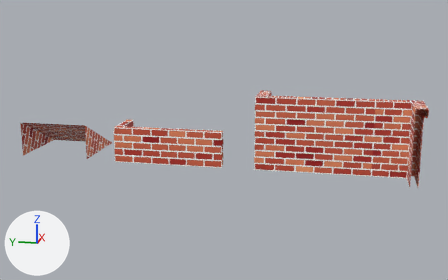
A saved change to the Blender file Other/lobby_modular.blend.
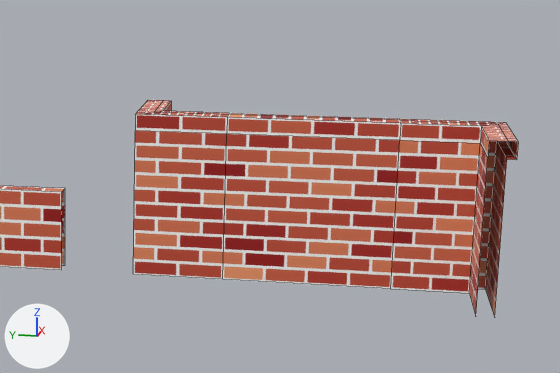
Each version appears first whole from a 50 mm lens placed at (-16.19, -0.28, 4.81), pointed at (1.84, 3.33, 0.31), and next in a close-up on the part from 43% to 100% of the width and 16% to 77% of the height. Arrows for +X, +Y and +Z are at lower left; the lights stay in place. The close-ups show mesh edges as thin lines.

Names of what the first close-up shows: 'Lower_Wall', 'Wall', 'Wall_Corner_Closed', 'Wall_Corner_Open'.
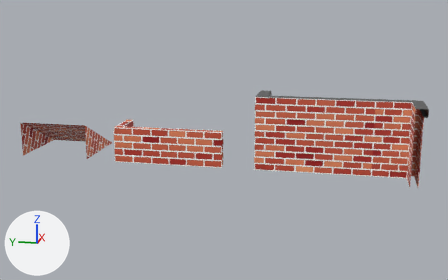
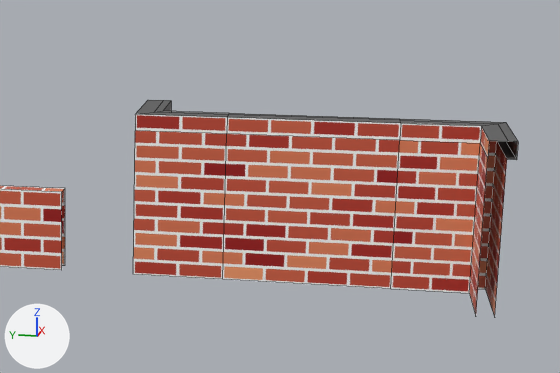
What differs and where, as boxes (x1, y1, x2, y2) in the close-ups (560 x 373 px; the box of a moved part takes in the faces that stretch with it):
```json
{"part": 1, "of": "me_cube_001", "change": "recoloured", "before": [228, 113, 401, 123], "after": [228, 113, 401, 123], "on screen": "brown to grey"}
{"part": 2, "of": "me_cube_009", "change": "moved or reshaped", "before": [136, 100, 229, 117], "after": [136, 100, 229, 117]}
{"part": 3, "of": "me_cube_009", "change": "recoloured", "before": [154, 100, 229, 114], "after": [154, 100, 229, 114], "on screen": "pink to grey"}
{"part": 4, "of": "me_cube_011", "change": "recoloured", "before": [400, 119, 518, 160], "after": [400, 119, 518, 160], "on screen": "pink to grey"}
```

Edits to the scene script, one JSON object a line:
```json
{"op": "add", "block": "mat_rock_material", "code": ["mat_rock_material = principled_material('Rock Material')", "mat_rock_material.base_color = (0.102, 0.102, 0.102)  # dark grey #5a5a5a"]}
{"block": "me_cube_001", "where": "me_cube_001.from_pydata(...)  # 16 vertices, 7 faces; spans x -0.1..0.2, y -1.0..1.0, z 0.0..2.0"}
{"block": "me_cube_001", "where": "# used by ob_wall; location = (0.0, 0.0, 0.0)"}
{"block": "me_cube_001", "change": "me_cube_001 part 1: all 4 faces centred in x 0.0..0.2, y 0.0, z 1.8..2.0 switch from mat_brick_material (picture img_brickmat_albedo_png) to mat_rock_material (dark grey #5a5a5a)"}
{"block": "me_cube_009", "where": "# used by ob_wall_corner_closed; location = (0.0, 2.0, 0.0)"}
{"block": "me_cube_009", "where": "# verts and faces of me_cube_009; kept vertices keep their numbers, new ones are numbered from 32"}
{"block": "me_cube_009", "where": "# before: 1 (-0.1, -1.0, 2.0) at pixel (227, 117), 3 (0.1, -1.0, 2.0) at pixel (228, 114), 5 (0.1, -1.0, 1.8), 7 (0.2, -1.0, 1.8), 9 (-0.1, 0.1, 2.0) at pixel (135, 114)"}
{"block": "me_cube_009", "where": "# before: 11 (0.1, -0.1, 2.0) at pixel (154, 112), 12 (0.1, -0.1, 1.8), 15 (0.2, -0.2, 1.8), 17 (-0.1, 0.1, 2.0) at pixel (135, 114), 19 (0.1, -0.1, 2.0) at pixel (154, 112)"}
{"block": "me_cube_009", "where": "# before: 21 (0.1, -0.1, 1.8), 23 (0.2, -0.2, 1.8), 25 (1.0, 0.1, 2.0) at pixel (148, 99), 27 (1.0, -0.1, 2.0) at pixel (163, 100), 28 (1.0, -0.1, 1.8)"}
{"block": "me_cube_009", "where": "# before: 31 (1.0, -0.2, 1.8)"}
{"op": "remove", "block": "me_cube_009", "code": "me_cube_009.from_pydata(...)  # 32 vertices, 14 faces; spans x -0.1..1.0, y -1.0..0.1, z 0.0..2.0"}
{"op": "add", "block": "me_cube_009", "code": "me_cube_009.from_pydata(...)  # 40 vertices, 14 faces; spans x -0.1..1.0, y -1.0..0.1, z 0.0..2.0"}
{"block": "me_cube_009", "change": "me_cube_009 part 2"}
{"op": "add", "block": "me_cube_009", "code": "delete_faces([(1, 3, 11, 9), (5, 12, 15, 7), (17, 19, 27, 25), (21, 28, 31, 23)])"}
{"op": "add", "block": "me_cube_009", "code": "verts[32] = (-0.1, -1.0, 2.0)  # pixel (227, 117)"}
{"op": "add", "block": "me_cube_009", "code": "verts[33] = (0.1, -1.0, 1.8)"}
{"op": "add", "block": "me_cube_009", "code": "verts[34] = (-0.1, 0.1, 2.0)  # pixel (135, 114)"}
{"op": "add", "block": "me_cube_009", "code": "verts[35] = (0.1, -0.1, 1.8)"}
{"op": "add", "block": "me_cube_009", "code": "verts[36] = (-0.1, 0.1, 2.0)  # pixel (135, 114)"}
{"op": "add", "block": "me_cube_009", "code": "verts[37] = (0.1, -0.1, 1.8)"}
{"op": "add", "block": "me_cube_009", "code": "verts[38] = (1.0, 0.1, 2.0)  # pixel (148, 99)"}
{"op": "add", "block": "me_cube_009", "code": "verts[39] = (1.0, -0.1, 1.8)"}
{"op": "add", "block": "me_cube_009", "code": "faces += [(3, 11, 34, 32), (7, 33, 35, 15), (19, 27, 38, 36), (23, 37, 39, 31)]  # mat_rock_material (dark grey #5a5a5a)"}
{"block": "me_cube_009", "change": "me_cube_009 part 3: 4 faces spanning x 0.1..1.0, y -1.0..-0.1, z 1.8..2.0 switch from mat_brick_material (picture img_brickmat_albedo_png) to mat_rock_material (dark grey #5a5a5a)"}
{"block": "me_cube_011", "where": "me_cube_011.from_pydata(...)  # 24 vertices, 14 faces; spans x -1.0..0.2, y -0.2..1.0, z 0.0..2.0"}
{"block": "me_cube_011", "where": "# used by ob_wall_corner_open; location = (0.0, -2.0, 0.0)"}
{"block": "me_cube_011", "change": "me_cube_011 part 4: all 8 faces centred in x -0.5..0.2, y -0.2..0.5, z 1.8..2.0 switch from mat_brick_material (picture img_brickmat_albedo_png) to mat_rock_material (dark grey #5a5a5a)"}
```
